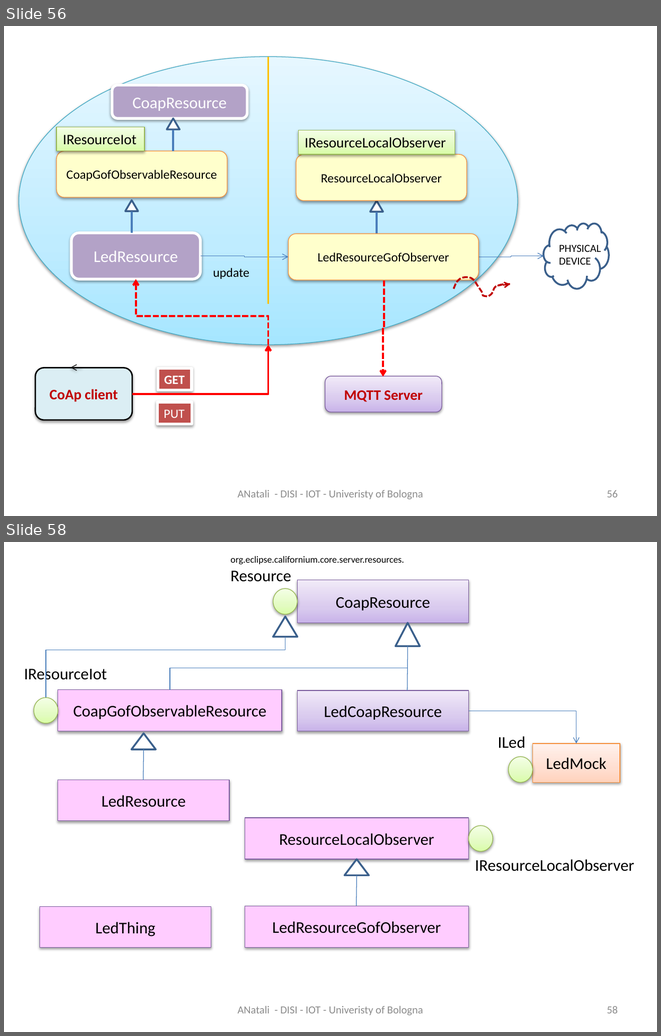
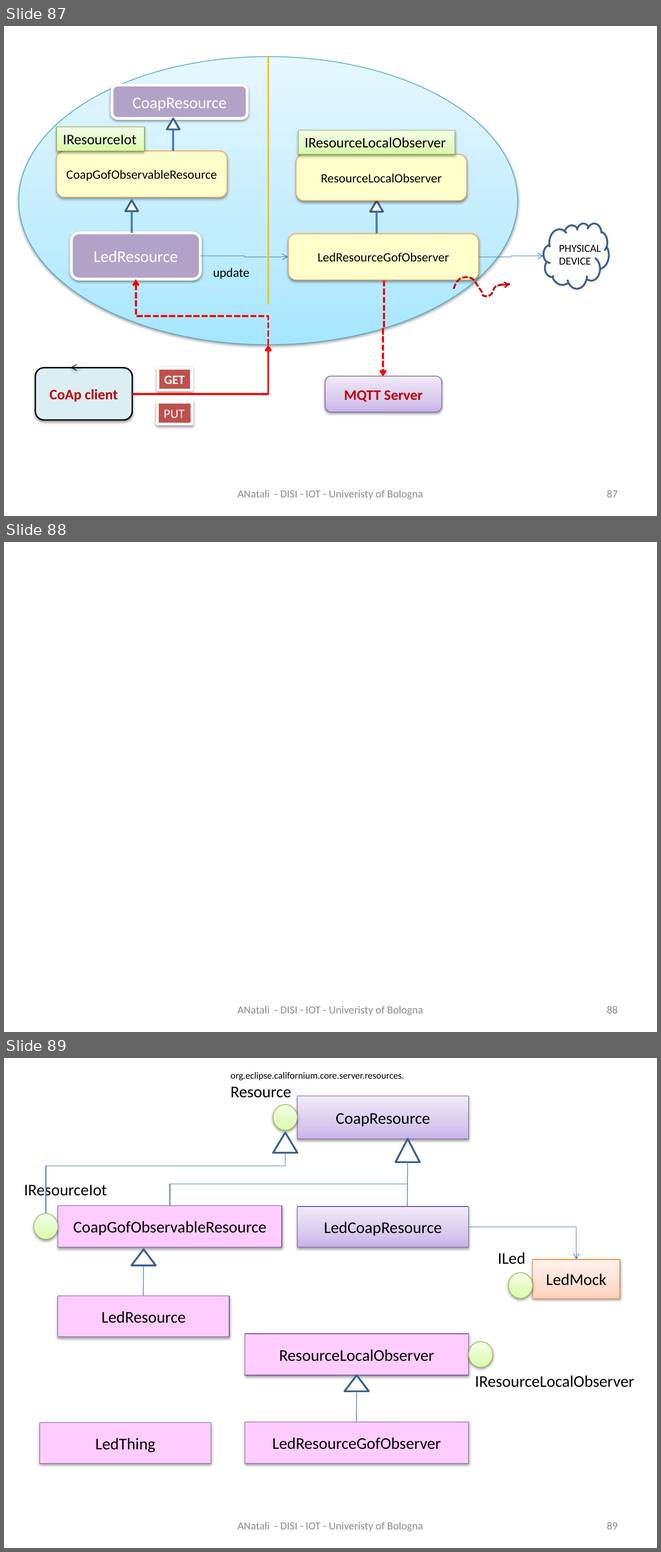
Before and after one commit to MatteoMendula/iss2018Lab, a slide deck: it.unibo.bls18/docs/BLS2018.pptx. Shown one above the other, each under a label of ours: slides 56 and 58 before the commit, slides 87, 88 and 89 after it; the slides between them are not shown. The pictures are 661x1036 and 661x1552 pixels, drawn with LibreOffice and Linux fonts; fonts in the diff are those of the drawing. Boxes give left, top, right and bottom in pixels: in the first picture for what was removed or moved away, otherwise in the second. Text is boxed around its words. In the diff, an @@ line names an element or a change of style, - is before the commit and + after.

```diff
--- a/it.unibo.bls18/docs/BLS2018.pptx
+++ b/it.unibo.bls18/docs/BLS2018.pptx
@@ slide 88 added at (x1=4, y1=542, x2=657, y2=1032), background #FFFFFF @@
@@ text added at (x1=238, y1=1006, x2=423, y2=1015), 12 pt, text #8C8C8C @@
+ANatali - DISI - IOT - Univeristy of Bologna
@@ page number added at (x1=607, y1=1006, x2=618, y2=1013), 12 pt, text #8C8C8C @@
+88
@@ what was slide 56 is now slide 87 @@
@@ page number at (x1=607, y1=490, x2=618, y2=497): text changed @@
-56
+87
@@ what was slide 58 is now slide 89 @@
@@ page number at (x1=607, y1=1522, x2=618, y2=1529): text changed @@
-58
+89
```
Also in this commit, not shown: 4 slides changed, 30 other slides added, 5 other files.
